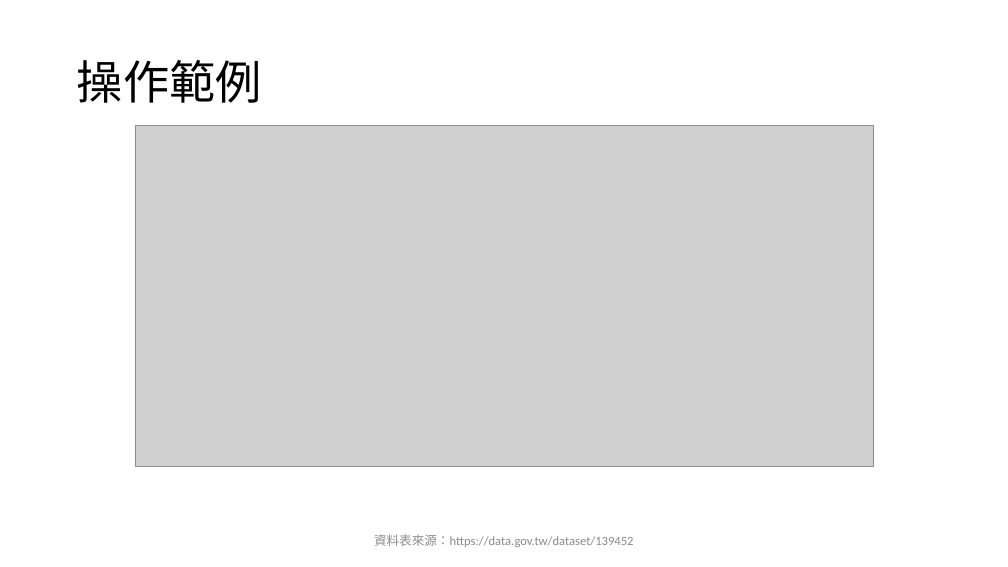
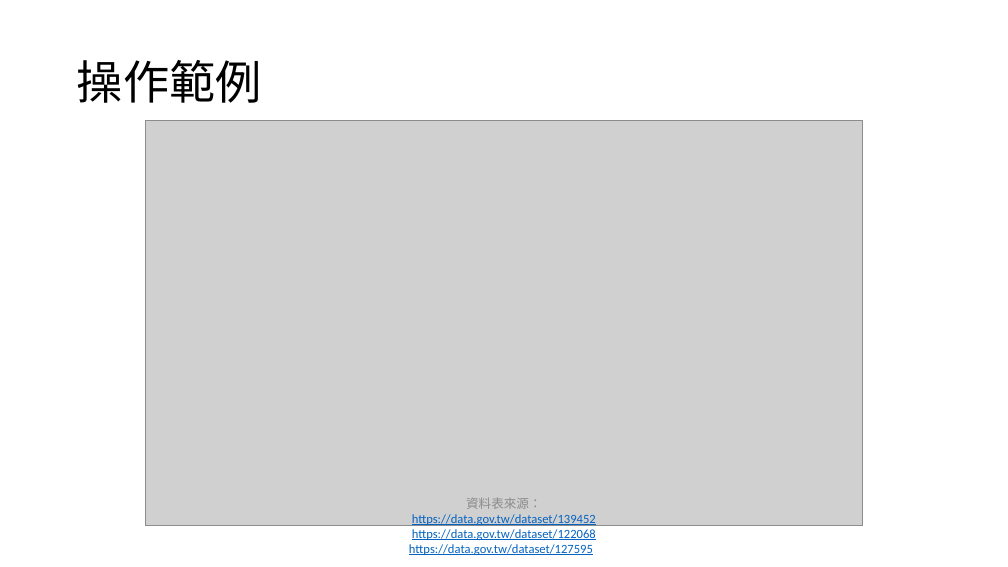
Before and after one commit to XenonDB/III_Project1, a slide deck: slide 6 of MSSQL_DataBase/期中專題1.pptx. Drawn at 1008x567 pixels with LibreOffice and Linux fonts; fonts in the diff are those of the drawing; grey boxes stand for pictures. Boxes give left, top, right and bottom in pixels: in the first picture for what was removed or moved away, otherwise in the second. Text is boxed around its words. In the diff, an @@ line names an element or a change of style, - is before the commit and + after.

Commit message:
update ppt

```diff
--- a/MSSQL_DataBase/期中專題1.pptx
+++ b/MSSQL_DataBase/期中專題1.pptx
@@ picture: place and size @@
-picture at [135, 126, 873, 467]
+picture at [145, 120, 863, 526]
@@ text at [409, 498, 596, 555]: text changed; text colour #8C8C8C to #0563C1 @@
-資料表來源：https://data.gov.tw/dataset/139452
+資料表來源：
+https://data.gov.tw/dataset/139452 https://data.gov.tw/dataset/122068
+https://data.gov.tw/dataset/127595
```
Also in this commit, not shown: 1 other slide changed, 1 slide added, 1 slide removed.
